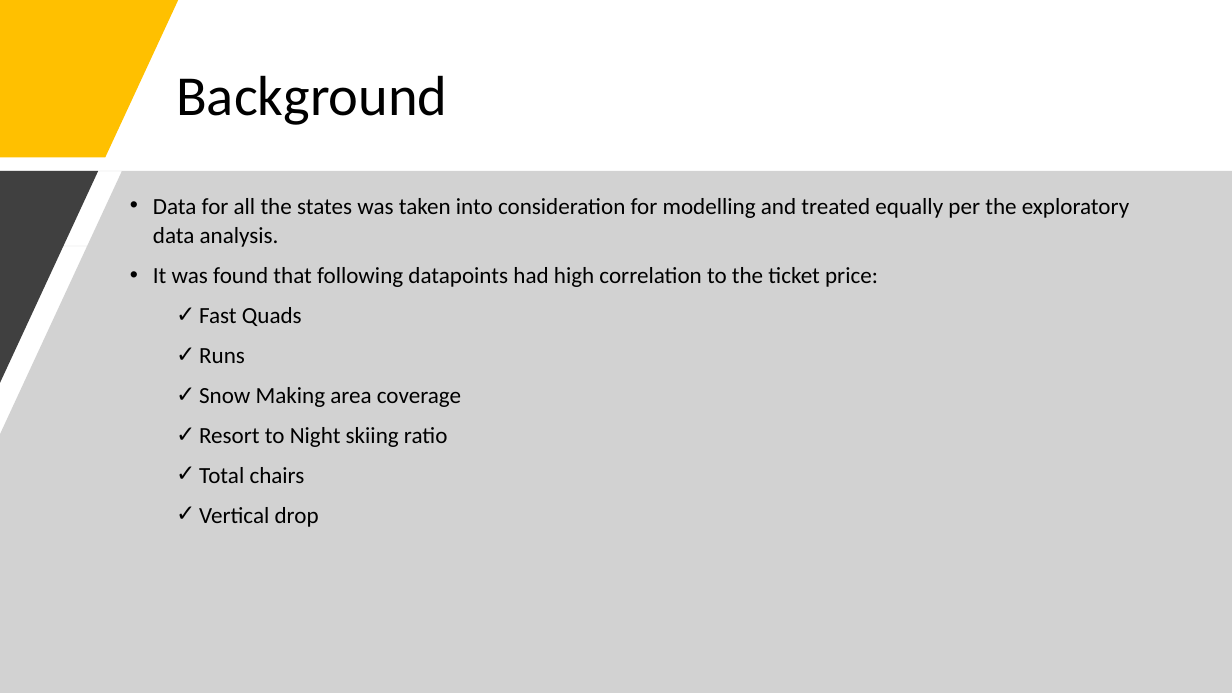
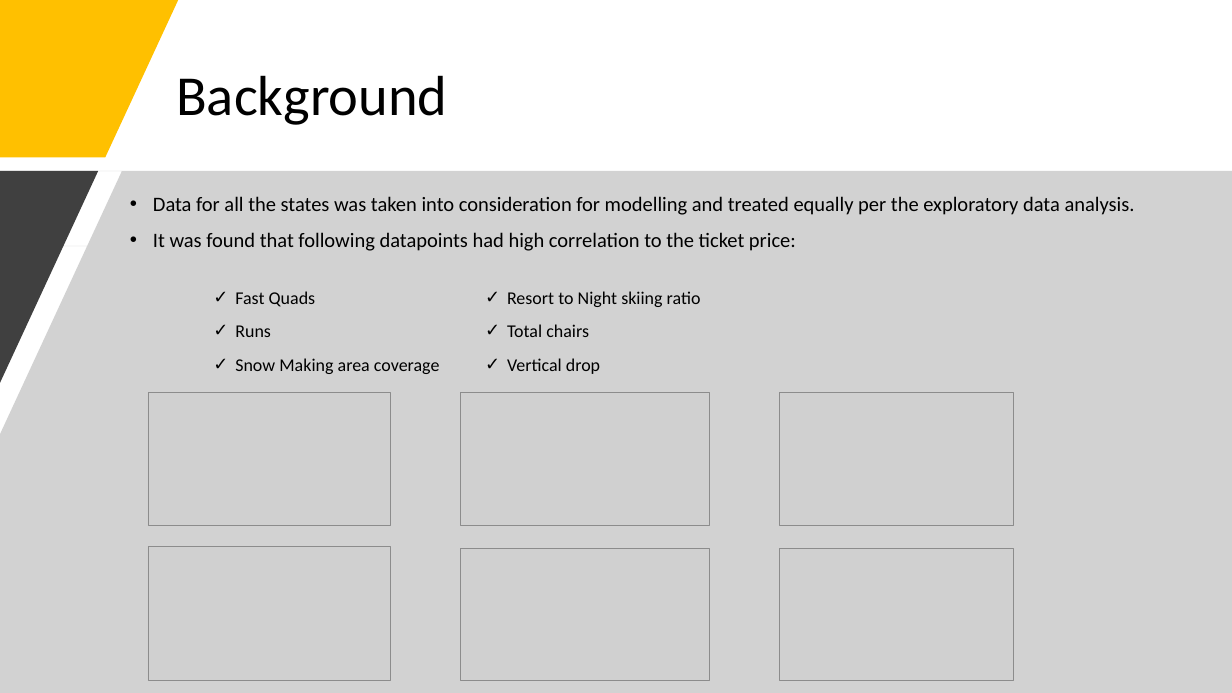
Before and after one commit to Shruti06Oct/DataScienceGuidedCapstone, a slide deck: slide 8 of Big Mountain Case Study.pptx (slide 7 before the commit). Drawn at 1232x693 pixels with LibreOffice and Linux fonts; fonts in the diff are those of the drawing; grey boxes stand for pictures. Boxes give left, top, right and bottom in pixels: in the first picture for what was removed or moved away, otherwise in the second. Text is boxed around its words. In the diff, an @@ line names an element or a change of style, - is before the commit and + after.

```diff
--- a/Big Mountain Case Study.pptx
+++ b/Big Mountain Case Study.pptx
@@ text "Data for all the states ..." at box(153, 196, 1135, 251): size 18 to 16 pt @@
@@ text added at box(235, 291, 701, 374), 14 pt, text #000000 @@
+  ✓ Fast Quads
+  ✓ Runs
+  ✓ Snow Making area coverage
+  ✓ Resort to Night skiing ratio
+  ✓ Total chairs
+  ✓ Vertical drop
@@ text at box(199, 307, 461, 527): paragraphs removed @@
-  ✓ Fast Quads
-  ✓ Runs
-  ✓ Snow Making area coverage
-  ✓ Resort to Night skiing ratio
-  ✓ Total chairs
-  ✓ Vertical drop
@@ picture added at box(148, 393, 390, 526) @@
@@ picture added at box(461, 393, 710, 526) @@
@@ picture added at box(780, 393, 1014, 526) @@
@@ picture added at box(148, 546, 390, 681) @@
@@ picture added at box(461, 548, 710, 681) @@
@@ picture added at box(780, 548, 1014, 681) @@
```
Also in this commit, not shown: 6 other slides changed, 2 slides added.
